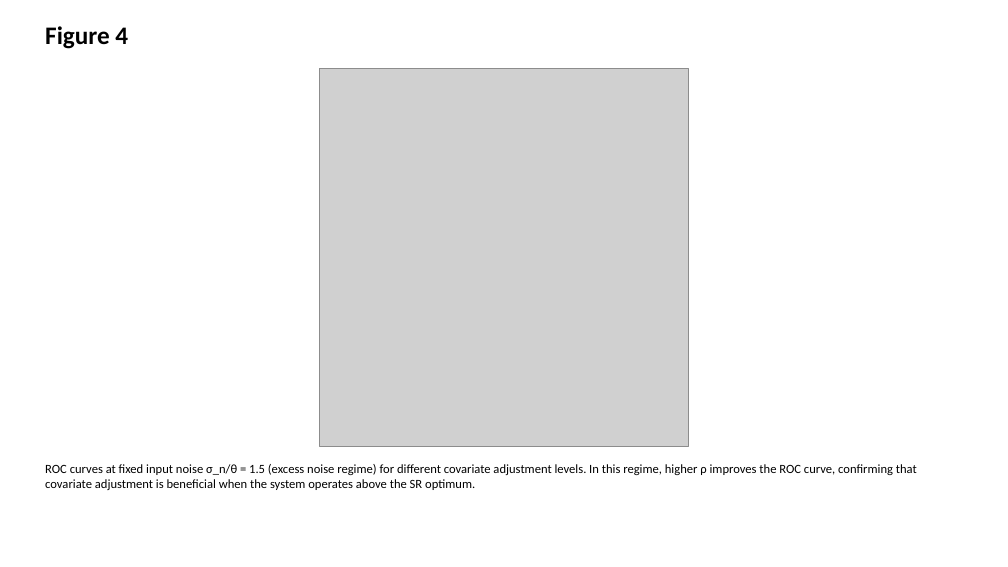
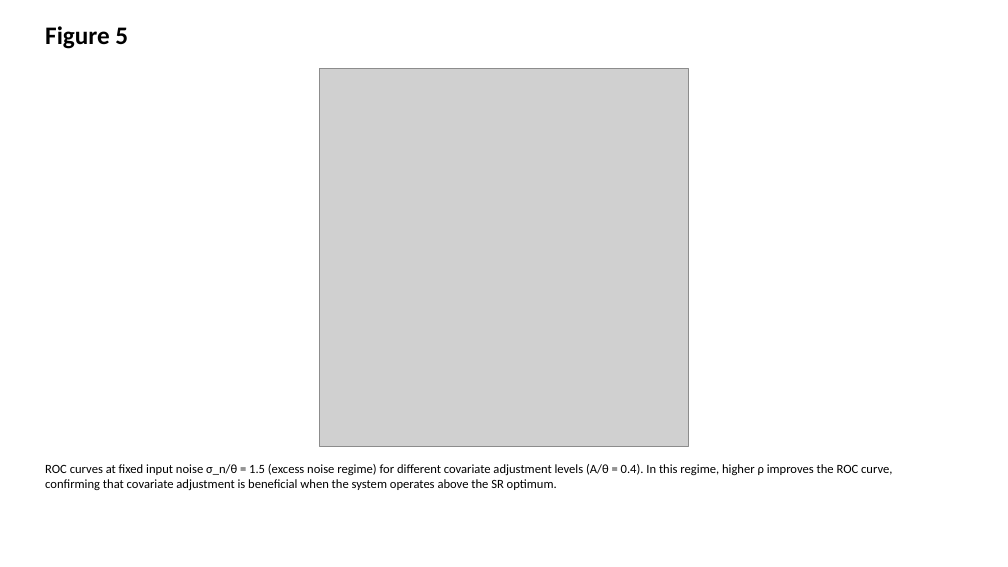
Before and after one commit to bougtoir/heat-accidents-mortality, a slide deck: slide 5 of sr_ancova_framework/pre_submission/figures.pptx (slide 4 before the commit). Drawn at 1008x567 pixels with LibreOffice and Linux fonts; fonts in the diff are those of the drawing; grey boxes stand for pictures. Boxes give left, top, right and bottom in pixels: in the first picture for what was removed or moved away, otherwise in the second. Text is boxed around its words. In the diff, an @@ line names an element or a change of style, - is before the commit and + after.

```diff
--- a/sr_ancova_framework/pre_submission/figures.pptx
+++ b/sr_ancova_framework/pre_submission/figures.pptx
@@ text at <box>45,26,128,49</box>: text changed @@
-Figure 4
+Figure 5
@@ text at <box>45,464,892,490</box>: text changed @@
-ROC curves at fixed input noise σ_n/θ = 1.5 (excess noise regime) for different covariate adjustment levels. In this regime, higher ρ improves the ROC curve, confirming that covariate adjustment is beneficial when the system operates above the SR optimum.
+ROC curves at fixed input noise σ_n/θ = 1.5 (excess noise regime) for different covariate adjustment levels (A/θ = 0.4). In this regime, higher ρ improves the ROC curve, confirming that covariate adjustment is beneficial when the system operates above the SR optimum.
```
Also in this commit, not shown: 4 other slides changed, 11 other files.
